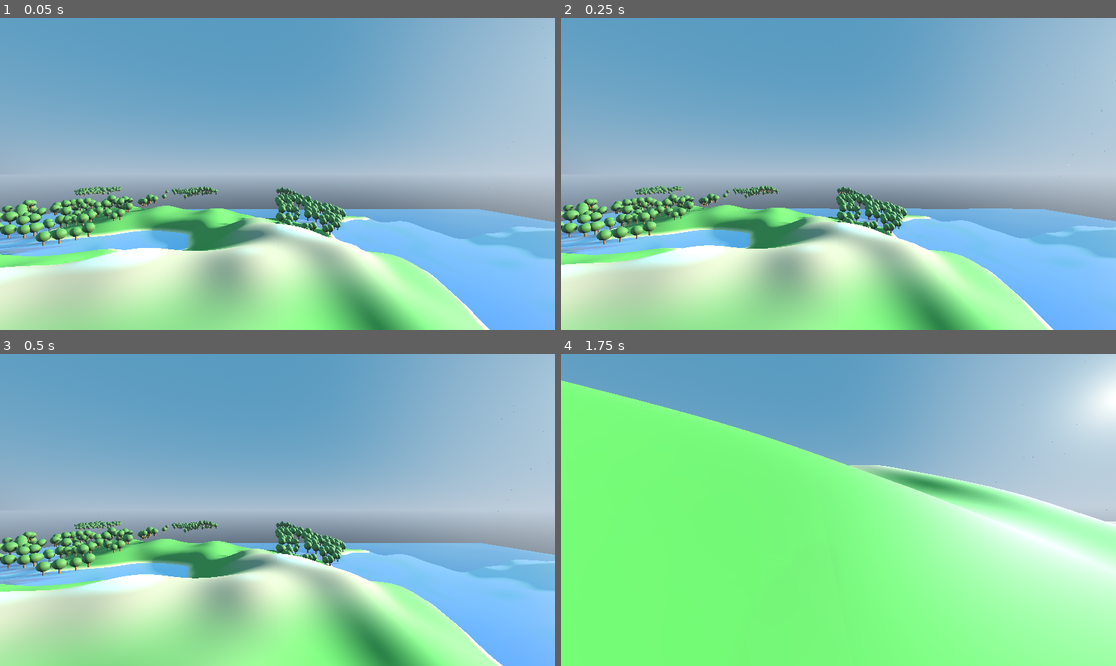
Above: before the commit, frames 1-4 (two rows, left to right).
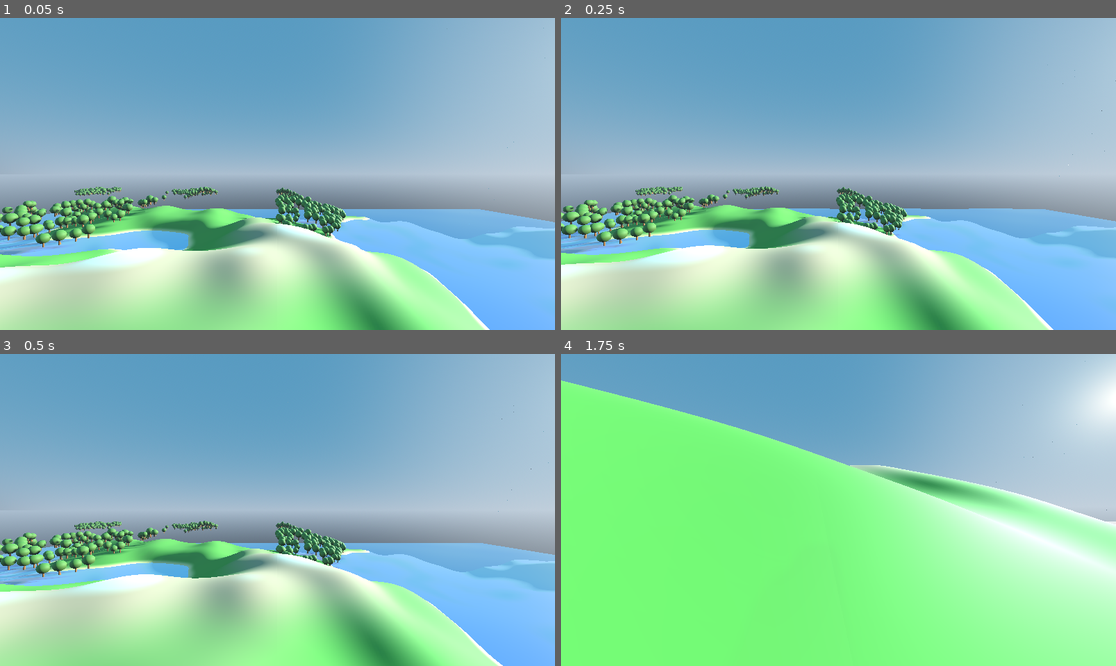
Above: after the commit, the same moments.

Repository: nialljmiller/WonkyLands
Game: Godot game, scene res://terrain_generator.tscn
Same seed, same stepped clock (60 frames per second), same inputs: the game is played once before the commit and once after it.
Inputs (mouse positions are in pixels of both pictures, inside the frame that each line leads up to):
- Up to frame 1 (0.05 s): no input
- Up to frame 2 (0.25 s): no input
- Up to frame 3 (0.5 s): no input
- Up to frame 4 (1.75 s): tap Enter (ui_accept) at 0.5, 0.77, 1.52 s; move the mouse to (866, 510) at 0.52 s; hold Up (ui_up) from 0.53 s (still down); move the mouse to (810, 510) at 1.27 s

The runs differ from the first frame. In frame 1, 2.1% of the frame differs, in the area x 0-63%, y 53-76%; in frame 2, 2.1%; in frame 3, 2.0%; in frame 4, nothing differs.

Commit message:
auto update

Diff:
--- a/TreeSystem.gd
+++ b/TreeSystem.gd
@@ -516,11 +516,13 @@
 	# Apply random rotation around Y axis
 	tree_node.rotation_degrees.y = randf_range(0, tree_rotation_variation)
 
-	# Set position
-	# Important: Check the actual terrain height at this exact position
+	# In TreeSystem.gd - create_tree_at_position function
+	# Replace the current position setting with:
 	var terrain_height = calculate_terrain_height(position.x, position.z)
-	position.y = terrain_height + terrain_interaction_margin
-
+
+	# Remove or reduce the terrain_interaction_margin
+	# Set to 0 or a very small value like 0.01
+	position.y = terrain_height + 0.01  # Just enough to avoid z-fighting
 	# Apply the corrected position
 	tree_node.position = position
 
@@ -576,3 +578,21 @@
 
 	# Remove chunk from tracking
 	tree_positions.erase(chunk_pos)
+
+
+
+
+# Add this function to TreeSystem.gd
+func get_exact_ground_height(world_x: float, world_z: float) -> float:
+	var space_state = get_world_3d().direct_space_state
+	var from = Vector3(world_x, 1000, world_z)  # Start high above
+	var to = Vector3(world_x, -1000, world_z)   # End deep below
+
+	var query = PhysicsRayQueryParameters3D.create(from, to)
+	var result = space_state.intersect_ray(query)
+
+	if result:
+		return result.position.y
+	else:
+		# Fallback to noise-based height if raycast fails
+		return calculate_terrain_height(world_x, world_z)
